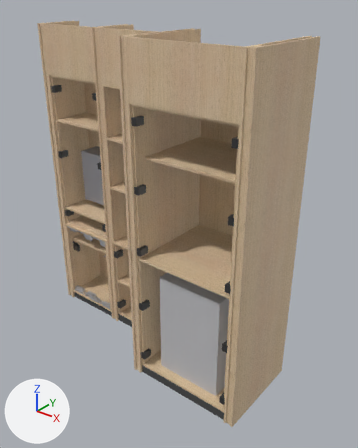
Before and after pictures for a commit that changed the glTF model 2025-284-C04-Resepsjon-hoyskap/sim/korpus.glb.
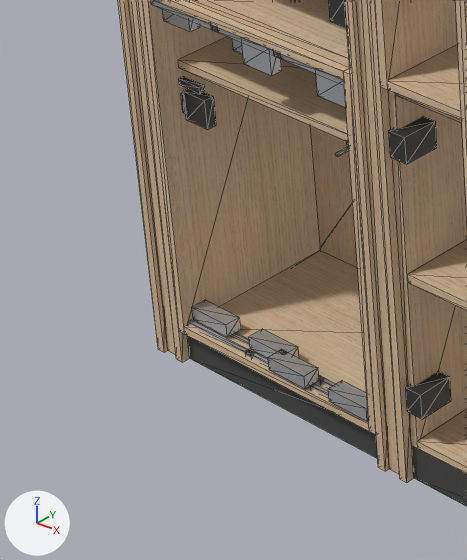
Each version is shown whole from a 50 mm lens placed at (3838.0, -3241.0, 3106.0), pointed at (1467.0, -276.0, 1269.0), then close up on the part from 10% to 36% of the width and 50% to 75% of the height. The lights are fixed; the arrows at lower left show +X, +Y and +Z. The last two pictures show the newer version. The close-ups show mesh edges as thin lines. Vertices at exactly the same position are counted once.

Names of what the first close-up shows: '2025-284 Resepsjon høyskap'.
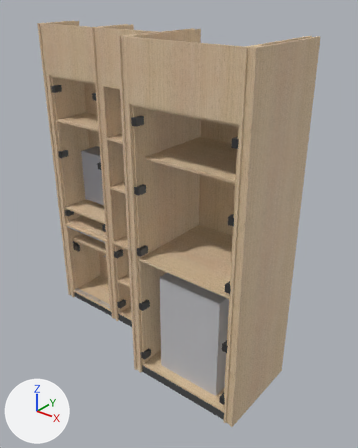
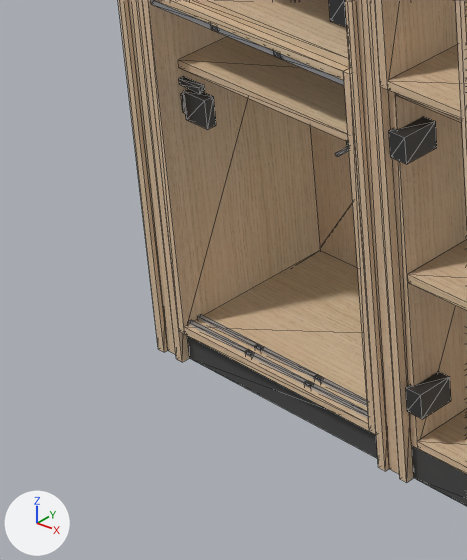
What differs and where, as boxes (x1, y1, x2, y2) in the close-ups (467 x 560 px):
part 1 of me_mesh_0, deleted: before (163, 9, 369, 421)

What the commit changed:
me_mesh_0 is used by ob_2025_284_resepsjon_høyskap; location (0.0, 0.0, 0.0).
me_mesh_0 had 1069 vertices, 1760 faces and spanned x 0.0..2417.0, y -805.0..0.0, z 0.0..2797.0.
me_mesh_0 now has 1005 vertices, 1664 faces and spans x 0.0..2417.0, y -805.0..0.0, z 0.0..2797.0.
me_mesh_0 part 1: 8 loose pieces with 64 vertices, spanning x 101.0..659.0, y -403.0..-337.0, z 106.0..879.0, are deleted.
